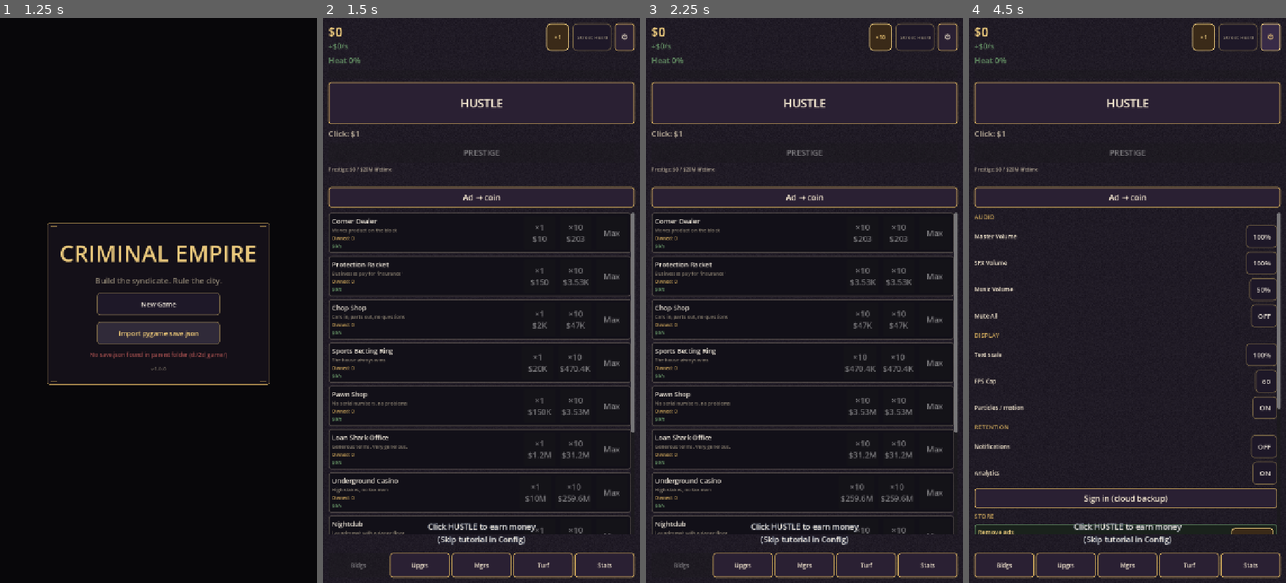
Above: before the commit, frames 1-4 (left to right).
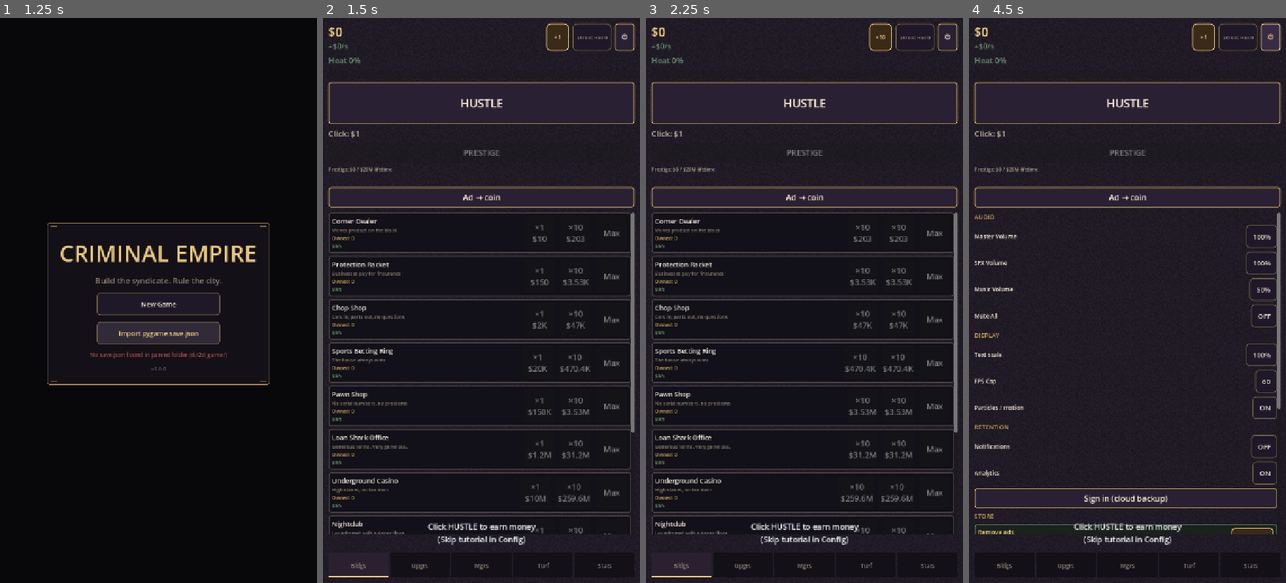
Above: after the commit, the same moments.

Repository: ironassassin3/Idle-empire
Game: Godot game, scene res://scenes/main_menu.tscn
The game is run twice, just before and just after one commit, with the same random seed, the same clock (stepped at 60 frames per second) and the same inputs.
Inputs:
- Up to frame 1 (1.25 s): click "Import pygame save.json" at 0.5 s
- Up to frame 2 (1.5 s): click "New Game" at 1.25 s
- Up to frame 3 (2.25 s): click "×1" at 2 s
- Up to frame 4 (4.5 s): click "×10" at 2.75 s; click "Max" at 3.5 s; click "⚙" at 4.25 s

Frame 1 is identical in both runs. In frame 2, 3.5% of the frame differs, in the area x 1-99%, y 94-100%; in frame 3, 3.5%; in frame 4, 4.4%.

Commit message:
feat(ui): complete P14.9 telemetry funnel and tab strip polish
Instrument prestige-tree and badge-impression events, add headless telemetry probe plus P14 funnel section in analyze_telemetry.py, and finish code-first tab strip styling with active gold rule.

Co-authored-by: Cursor <cursoragent@cursor.com>

Diff:
--- a/godot/scripts/autoload/game_config.gd
+++ b/godot/scripts/autoload/game_config.gd
@@ -29,5 +29,5 @@
 const OFFLINE_EFFICIENCY := 0.6
 const SHOW_PARTICLES := true
 
-# P14 — flip to true once Material Maker rustic_noir_theme.tres is exported.
+# P14 — flip to true once Material Maker rustic_noir graphs are exported to assets/ui/textures/.
 const UI_RUSTIC_THEME := false
--- a/godot/scripts/autoload/telemetry.gd
+++ b/godot/scripts/autoload/telemetry.gd
@@ -26,7 +26,12 @@
 	_remote_sink = RemoteSink.new()
 	if not REMOTE_ENDPOINT.is_empty():
 		_remote_sink.configure(REMOTE_ENDPOINT, self)
-	if DisplayServer.get_name() == "headless":
+	if _is_probe_run():
+		enabled = true
+		_session = "probe-%05d" % (randi() % 100000)
+		_connect_game_signals()
+		return
+	elif DisplayServer.get_name() == "headless":
 		enabled = false
 		return
 	_session = "%d-%05d" % [int(Time.get_unix_time_from_system()), randi() % 100000]
@@ -86,9 +91,9 @@
 	if _buffer.is_empty():
 		return
 	var batch := _buffer.duplicate()
+	if _local_sink == null or not _local_sink.append_lines(batch):
+		return
 	_buffer.clear()
-	if _local_sink != null:
-		_local_sink.append_lines(batch)
 	if _remote_sink != null:
 		_remote_sink.enqueue(batch)
 
@@ -117,3 +122,30 @@
 func _on_tutorial_advanced(step: int) -> void:
 	log_event("ftue_step", {"step": step})
 	log_event("ui_tutorial_step", {"step": step})
+
+
+func _is_probe_run() -> bool:
+	for pack in [OS.get_cmdline_user_args(), OS.get_cmdline_args()]:
+		if "--telemetry-probe" in pack:
+			return true
+	return false
+
+
+## Headless probe — custom JSONL path (see scripts/tools/telemetry_probe.gd).
+func configure_probe_sink(path: String) -> void:
+	if path.is_empty() or _local_sink == null:
+		return
+	_local_sink.set_output_path(path)
+	enabled = true
+	if _session.is_empty():
+		_session = "probe-%05d" % (randi() % 100000)
+
+
+func get_output_path() -> String:
+	if _local_sink == null:
+		return ""
+	return _local_sink.get_output_path()
+
+
+func probe_status() -> Dictionary:
+	return {"enabled": enabled, "buffer": _buffer.size(), "session": _session, "path": get_output_path()}
--- a/godot/scripts/telemetry/local_file_sink.gd
+++ b/godot/scripts/telemetry/local_file_sink.gd
@@ -3,21 +3,35 @@
 
 const LOG_PATH := "user://telemetry.jsonl"
 
+var _path: String = LOG_PATH
 var _io_failed: bool = false
 
 
+func set_output_path(path: String) -> void:
+	if not path.is_empty():
+		_path = path
+		_io_failed = false
+
+
+func get_output_path() -> String:
+	return _path
+
+
 func append_lines(lines: PackedStringArray) -> bool:
-	if lines.is_empty() or _io_failed:
-		return lines.is_empty()
+	if lines.is_empty():
+		return true
+	if _io_failed:
+		return false
 	var f: FileAccess
-	if FileAccess.file_exists(LOG_PATH):
-		f = FileAccess.open(LOG_PATH, FileAccess.READ_WRITE)
+	if FileAccess.file_exists(_path):
+		f = FileAccess.open(_path, FileAccess.READ_WRITE)
 		if f != null:
 			f.seek_end()
 	else:
-		f = FileAccess.open(LOG_PATH, FileAccess.WRITE)
+		f = FileAccess.open(_path, FileAccess.WRITE)
 	if f == null:
 		_io_failed = true
+		push_error("LocalFileSink: cannot open %s (err %s)" % [_path, FileAccess.get_open_error()])
 		return false
 	for line in lines:
 		f.store_line(line)
--- /dev/null
+++ b/godot/scripts/tools/telemetry_probe.gd
@@ -0,0 +1,129 @@
+extends SceneTree
+## Headless P14 UI telemetry probe — exercises tab/overlay/buy-mult events and writes JSONL.
+##
+## Usage:
+##   godot --path godot --headless -s res://scripts/tools/telemetry_probe.gd -- --telemetry-probe
+##   godot ... -- --telemetry-probe --output D:/2d_game/telemetry_probe.jsonl
+##
+## Not run from sim_godot_soak (telemetry stays disabled in normal headless soak).
+
+const GAME_SCREEN := "res://scenes/game_screen.tscn"
+const SoakAutoloads = preload("res://scripts/tools/soak_autoloads.gd")
+
+var _elapsed := 0.0
+var _phase := 0
+var _screen: Node
+var _out_path := ""
+var _telemetry: Node
+var _game_state: Node
+
+
+func _initialize() -> void:
+	if not _has_flag("--telemetry-probe"):
+		printerr("telemetry_probe: pass --telemetry-probe")
+		quit(1)
+		return
+	SoakAutoloads.install(self)
+	_telemetry = root.get_node("Telemetry") as Node
+	_game_state = root.get_node("GameState") as Node
+	_out_path = _arg_after("--output")
+	if _out_path.is_empty():
+		_out_path = "user://telemetry_probe.jsonl"
+	_telemetry.configure_probe_sink(_out_path)
+	var packed: PackedScene = load(GAME_SCREEN) as PackedScene
+	if packed == null:
+		printerr("telemetry_probe: failed to load game_screen")
+		quit(1)
+		return
+	_screen = packed.instantiate()
+	root.add_child(_screen)
+	_game_state.balance = 1.0e12
+	_game_state.lifetime_earnings = 1.0e12
+
+
+func _process(delta: float) -> bool:
+	_elapsed += delta
+	match _phase:
+		0:
+			if _elapsed >= 0.05:
+				_screen._open_tab(_screen.Tab.UPGRS)
+				_phase = 1
+				_elapsed = 0.0
+		1:
+			if _elapsed >= 0.05:
+				_screen._on_buy_mult_chip()
+				_phase = 2
+				_elapsed = 0.0
+		2:
+			if _elapsed >= 0.05:
+				_screen._open_tab(_screen.Tab.CONFIG)
+				_phase = 3
+				_elapsed = 0.0
+		3:
+			if _elapsed >= 0.05:
+				_screen._open_tab(_screen.Tab.BLDGS)
+				if _game_state.can_buy_building(0, 1):
+					_game_state.buy_building(0, 1)
+					var ms: int = _game_state.record_first_building_buy_ms()
+					if ms >= 0:
+						_telemetry.log_event("ui_first_building_buy_ms", {"ms": ms})
+				_phase = 4
+				_elapsed = 0.0
+		4:
+			if _elapsed >= 0.05:
+				_telemetry.log_event("ui_overlay_shown", {"kind": "probe_offline"})
+				_telemetry.log_event("ui_overlay_dismiss_ms", {"kind": "probe_offline", "ms": 1200})
+				_game_state.tutorial_advanced.emit(1)
+				_telemetry.log_event("ui_prestige_tree_open", {"eligible": false, "probe": true})
+				_phase = 5
+				_elapsed = 0.0
+		5:
+			if _elapsed >= 0.05:
+				_telemetry.flush()
+				var read_path := ProjectSettings.globalize_path(_telemetry.get_output_path())
+				var kinds := _read_ui_event_kinds(read_path)
+				var out := {
+					"ok": kinds.size() >= 5,
+					"ui_event_kinds": kinds.size(),
+					"events": kinds,
+					"output": read_path,
+				}
+				print(JSON.stringify(out))
+				quit(0 if out["ok"] else 1)
+	return false
+
+
+func _read_ui_event_kinds(path: String) -> PackedStringArray:
+	var kinds: Dictionary = {}
+	if not FileAccess.file_exists(path):
+		return PackedStringArray()
+	var f := FileAccess.open(path, FileAccess.READ)
+	if f == null:
+		return PackedStringArray()
+	while not f.eof_reached():
+		var line := f.get_line().strip_edges()
+		if line.is_empty():
+			continue
+		var parsed: Variant = JSON.parse_string(line)
+		if typeof(parsed) != TYPE_DICTIONARY:
+			continue
+		var name: String = str(parsed.get("ev", ""))
+		if name.begins_with("ui_"):
+			kinds[name] = true
+	f.close()
+	return PackedStringArray(kinds.keys())
+
+
+func _has_flag(flag: String) -> bool:
+	for pack in [OS.get_cmdline_user_args(), OS.get_cmdline_args()]:
+		if flag in pack:
+			return true
+	return false
+
+
+func _arg_after(flag: String) -> String:
+	for pack in [OS.get_cmdline_user_args(), OS.get_cmdline_args()]:
+		for i in pack.size():
+			if pack[i] == flag and i + 1 < pack.size():
+				return pack[i + 1]
+	return ""
--- a/godot/scripts/ui/game_screen.gd
+++ b/godot/scripts/ui/game_screen.gd
@@ -135,6 +135,7 @@
 var _overlay_kind: String = ""
 var _overlay_shown_at: int = 0
 var _tab_badge_snapshot: Dictionary = {}
+var _tab_badge_impressions: Dictionary = {}
 var _music_ctx_timer := 0.0
 const STATS_REFRESH_INTERVAL := 0.2
 const _BASE_MARGIN := 12
@@ -236,7 +237,8 @@
 	_advice_chip.add_theme_font_size_override("font_size", GameTheme.scaled_font(GameTheme.FONT_CHIP - 1))
 	for tab_btn in [_tab_bldgs, _tab_upgrs, _tab_mgrs, _tab_turf, _tab_stats,
 			_sub_territory, _sub_rivals, _sub_crew, _sub_ops]:
-		GameTheme.apply_tab_button(tab_btn)
+		GameTheme.apply_tab_button(tab_btn, false)
+	_refresh_tab_strip()
 
 
 func _apply_overlay_theme() -> void:
@@ -424,6 +426,22 @@
 	else:
 		_close_achievements_panel()
 	Telemetry.log_event("ui_tab_open", {"tab": _tab_name(tab)})
+	_refresh_tab_strip()
+
+
+func _refresh_tab_strip() -> void:
+	var tab: Tab = _tab
+	var is_turf: bool = tab in _TURF_TABS
+	GameTheme.apply_tab_button(_tab_bldgs, tab == Tab.BLDGS)
+	GameTheme.apply_tab_button(_tab_upgrs, tab == Tab.UPGRS)
+	GameTheme.apply_tab_button(_tab_mgrs, tab == Tab.MGRS)
+	GameTheme.apply_tab_button(_tab_turf, is_turf)
+	GameTheme.apply_tab_button(_tab_stats, tab == Tab.STATS)
+	if is_turf:
+		GameTheme.apply_tab_button(_sub_territory, tab == Tab.TURF)
+		GameTheme.apply_tab_button(_sub_rivals, tab == Tab.RIVALS)
+		GameTheme.apply_tab_button(_sub_crew, tab == Tab.CREW)
+		GameTheme.apply_tab_button(_sub_ops, tab == Tab.OPS)
 
 
 func _process(delta: float) -> void:
@@ -1067,6 +1085,7 @@
 func _on_prestige() -> void:
 	if GameState.tutorial_step == 4:
 		_TutorialSystem.advance_tutorial(GameState)
+	Telemetry.log_event("ui_prestige_tree_open", {"eligible": GameState.can_prestige()})
 	_prestige_tree.open()
 
 
@@ -1113,6 +1132,14 @@
 		"upgrs": aff_upgrs,
 		"mgrs": hire_mgrs,
 	}
+	for key in ["bldgs", "upgrs", "mgrs"]:
+		var count: int = int(_tab_badge_snapshot.get(key, 0))
+		if count <= 0:
+			continue
+		var prev: int = int(_tab_badge_impressions.get(key, -1))
+		if prev != count:
+			_tab_badge_impressions[key] = count
+			Telemetry.log_event("ui_badge_impression", {"tab": key, "count": count})
 	_tab_bldgs.text = GameTheme.tab_label_with_badge("Bldgs", aff_bldgs)
 	_tab_upgrs.text = GameTheme.tab_label_with_badge("Upgrs", aff_upgrs)
 	_tab_mgrs.text = GameTheme.tab_label_with_badge("Mgrs", hire_mgrs)
--- a/godot/scripts/ui/game_theme.gd
+++ b/godot/scripts/ui/game_theme.gd
@@ -101,6 +101,28 @@
 	return sb
 
 
+static func make_tab_strip_flat(active: bool) -> StyleBoxFlat:
+	var sb := StyleBoxFlat.new()
+	sb.bg_color = TAB_ACTIVE if active else TAB_IDLE
+	sb.border_color = GOLD_BRIGHT if active else Color(GOLD, 0.2)
+	sb.set_border_width_all(0)
+	sb.set_border_width(Side.SIDE_BOTTOM, 3 if active else 1)
+	sb.set_corner_radius_all(0)
+	sb.content_margin_left = 4.0
+	sb.content_margin_right = 4.0
+	sb.content_margin_top = 6.0
+	sb.content_margin_bottom = 4.0
+	return sb
+
+
+static func tab_strip_style(active: bool) -> StyleBox:
+	if GameConfig.UI_RUSTIC_THEME and texture_exists(TEX_TAB_BAR):
+		var tex := StyleBoxTexture.new()
+		tex.texture = load(TEX_TAB_BAR)
+		return tex
+	return make_tab_strip_flat(active)
+
+
 static func panel_style() -> StyleBox:
 	if GameConfig.UI_RUSTIC_THEME and texture_exists(TEX_PANEL):
 		var tex := StyleBoxTexture.new()
@@ -208,10 +230,23 @@
 	btn.custom_minimum_size.y = maxf(float(btn.custom_minimum_size.y), float(OVERLAY_BTN_MIN_H))
 
 
-static func apply_tab_button(btn: Button) -> void:
+static func apply_tab_button(btn: Button, active: bool = false) -> void:
 	if btn == null:
 		return
 	btn.add_theme_font_size_override("font_size", scaled_font(FONT_TAB))
+	var normal := tab_strip_style(active)
+	var hover := tab_strip_style(active)
+	if hover is StyleBoxFlat:
+		(hover as StyleBoxFlat).bg_color = (hover as StyleBoxFlat).bg_color.lightened(0.06)
+	var pressed := tab_strip_style(active)
+	if pressed is StyleBoxFlat:
+		(pressed as StyleBoxFlat).bg_color = (pressed as StyleBoxFlat).bg_color.darkened(0.05)
+	btn.add_theme_stylebox_override("normal", normal)
+	btn.add_theme_stylebox_override("hover", hover)
+	btn.add_theme_stylebox_override("pressed", pressed)
+	btn.add_theme_stylebox_override("disabled", tab_strip_style(active))
+	btn.add_theme_color_override("font_color", GOLD_BRIGHT if active else TEXT_MUTED)
+	btn.add_theme_color_override("font_disabled_color", TEXT_MUTED)
 
 
 static func apply_menu_button(btn: Button, primary: bool = false) -> void:
Not shown, changed: P14_REPORT.md
Not shown, changed: ROADMAP.md
Not shown, changed: UI_OVERHAUL_ARCHITECTURE.md
Not shown, changed: analyze_telemetry.py
